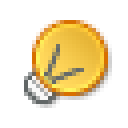
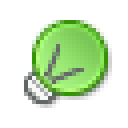
Layer changes from the first 128 × 128 image to the second:
hid group "yelow" (1st of 2) (2 layers) over [32, 20, 108, 96]
showed group "green" (1st of 2) (2 layers) over [32, 20, 108, 96]
showed "green растр копия", painted on it over [32, 20, 108, 96]
